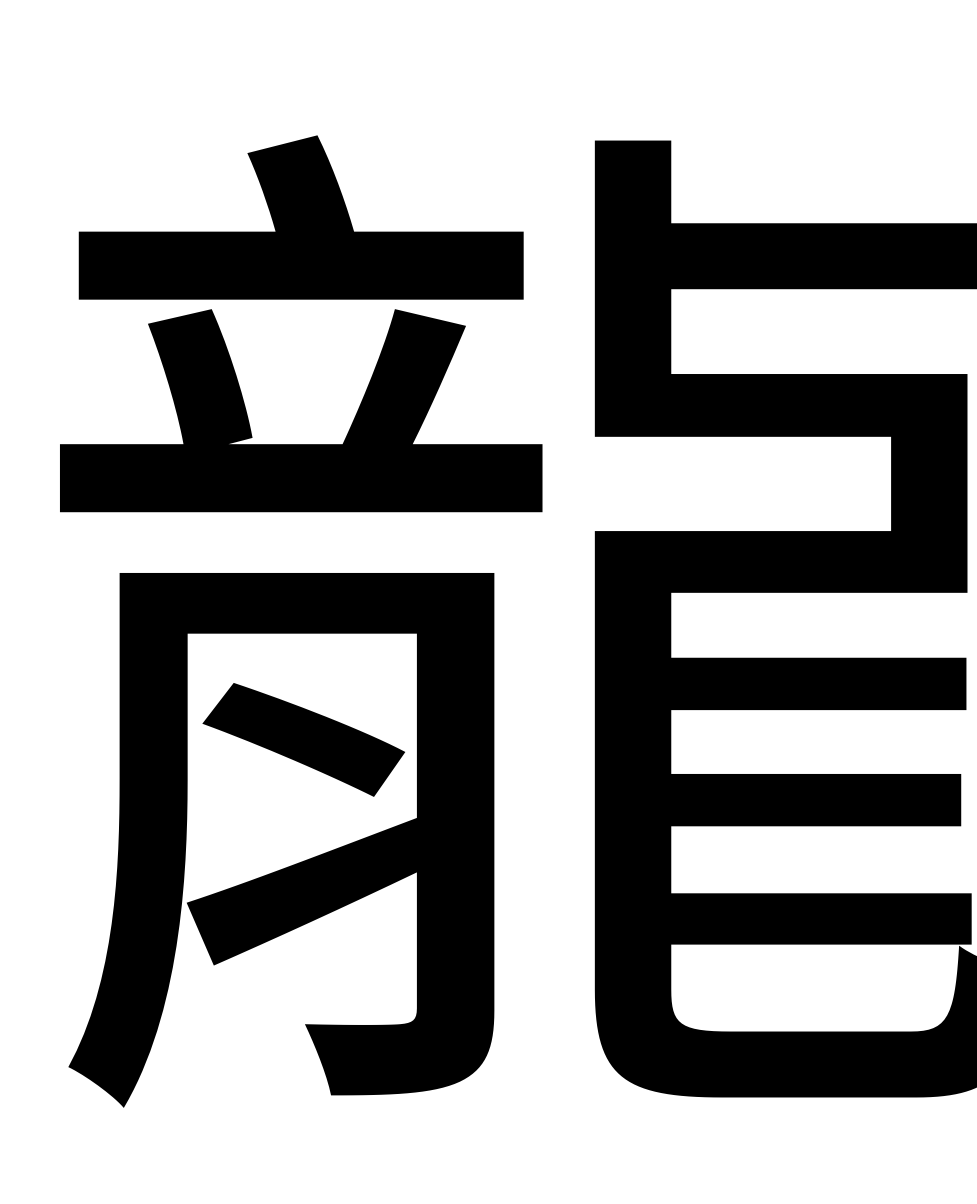
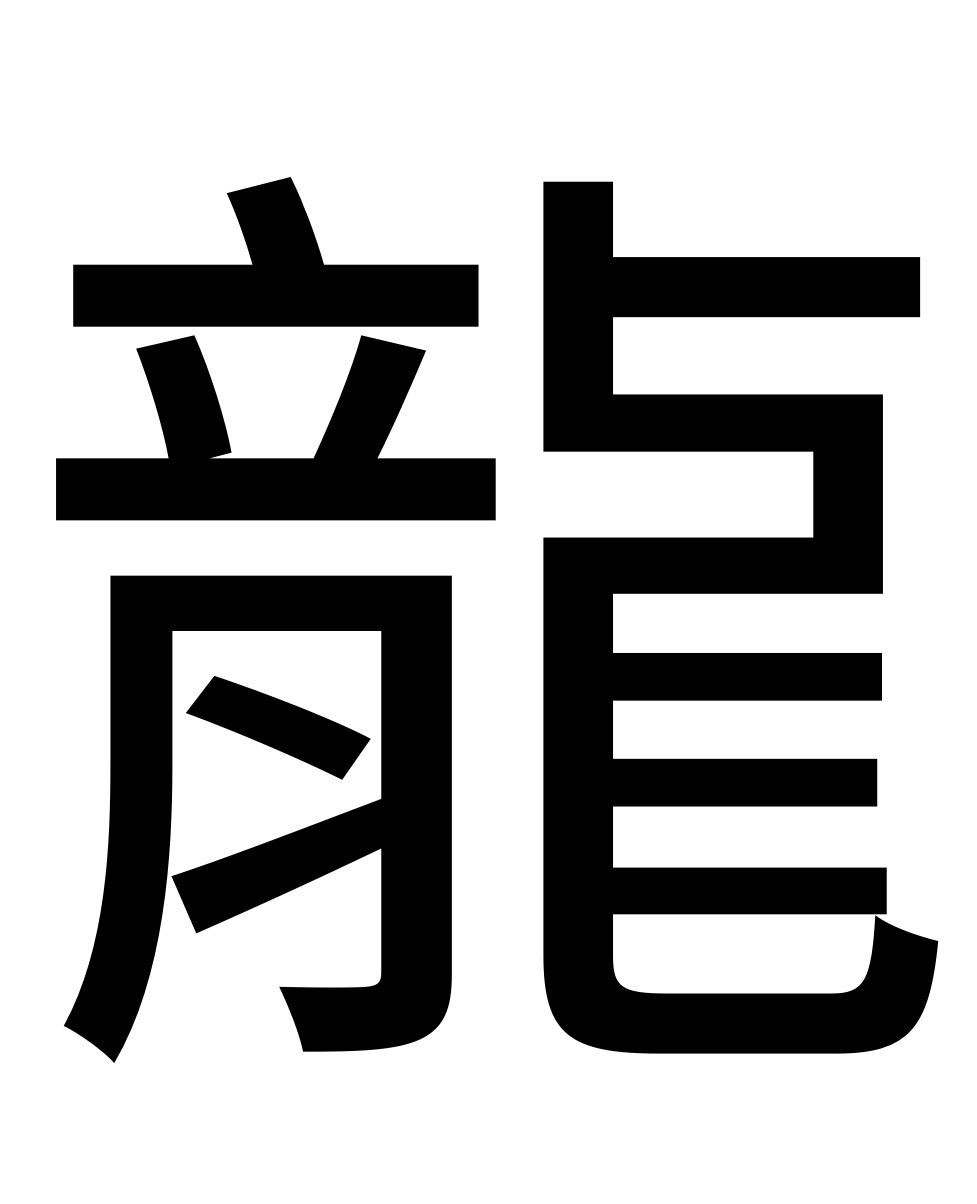
Before and after one commit to oscarsun72/PPTtoDoc_PowerPoint_xchg_Word, a slide deck: slide 2 of 字圖母片.pptm. Drawn at 977x1204 pixels with LibreOffice and Linux fonts; fonts in the diff are those of the drawing. Boxes give left, top, right and bottom in pixels: in the first picture for what was removed or moved away, otherwise in the second. Text is boxed around its words. In the diff, an @@ line names an element or a change of style, - is before the commit and + after.

```diff
--- a/字圖母片.pptm
+++ b/字圖母片.pptm
@@ text "龍" at [16,177,970,1063]: size 450 to 410 pt @@
```
Also in this commit, not shown: 12 other files.
